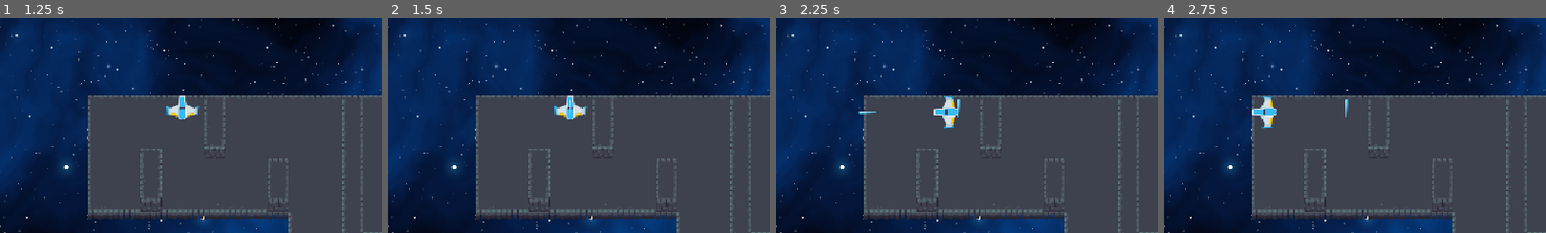
Above: before the commit, frames 1-4 (left to right).
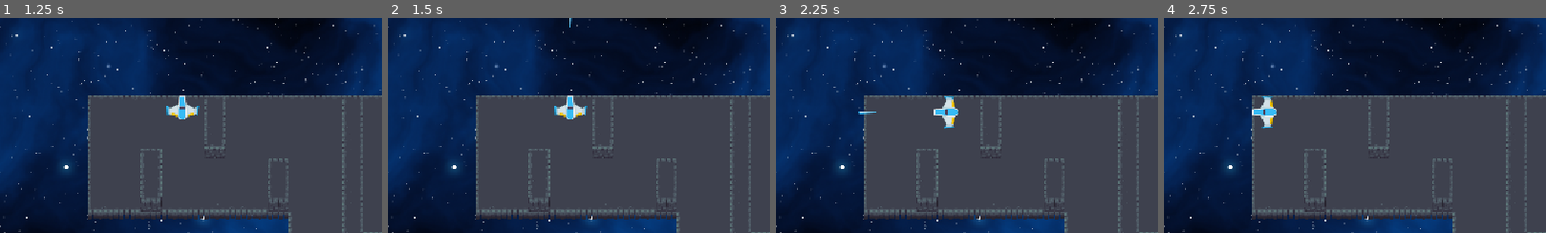
Above: after the commit, the same moments.

Repository: Linzzzx1119/Star-
Game: Godot game, scene res://main.tscn
The game is run twice, just before and just after one commit, with the same random seed, the same clock (stepped at 60 frames per second) and the same inputs. This scene is started directly instead of the project's main scene.
Inputs:
- Up to frame 1 (1.25 s): tap Enter at 0.5 s; hold W (move_up) from 0.53 s (still down); tap Space (shoot) at 0.6 s
- Up to frame 2 (1.5 s): keep holding W (move_up); tap Space (shoot) at 1.25, 1.35 s
- Up to frame 3 (2.25 s): tap Enter at 2 s; release W (move_up) at 2.03 s; hold Left (move_left) from 2.03 s (still down); tap Space (shoot) at 2.1 s
- Up to frame 4 (2.75 s): keep holding Left (move_left)
The pictures show only the part of the screen within x 0-50%, y 0-50%; the shares and areas given below are measured in that part.

Frame 1 is identical in both runs. In frame 2, less than 0.1% of the frame differs, in the area x 47-49%, y 0-45%; in frame 3, less than 0.1%, in the area x 47-49%, y 37-47%; in frame 4, less than 0.1%.

Commit message:
1

Diff:
--- a/player.gd
+++ b/player.gd
@@ -32,5 +32,5 @@
 		var bullet = bullet_scene.instantiate()
 		bullet.position = position
 		bullet.rotation = rotation
-		bullet.velocity = velocity.normalized() * bullet.speed
+		bullet.velocity = Vector2.from_angle(rotation) * bullet.speed
 		get_tree().current_scene.add_child(bullet)
